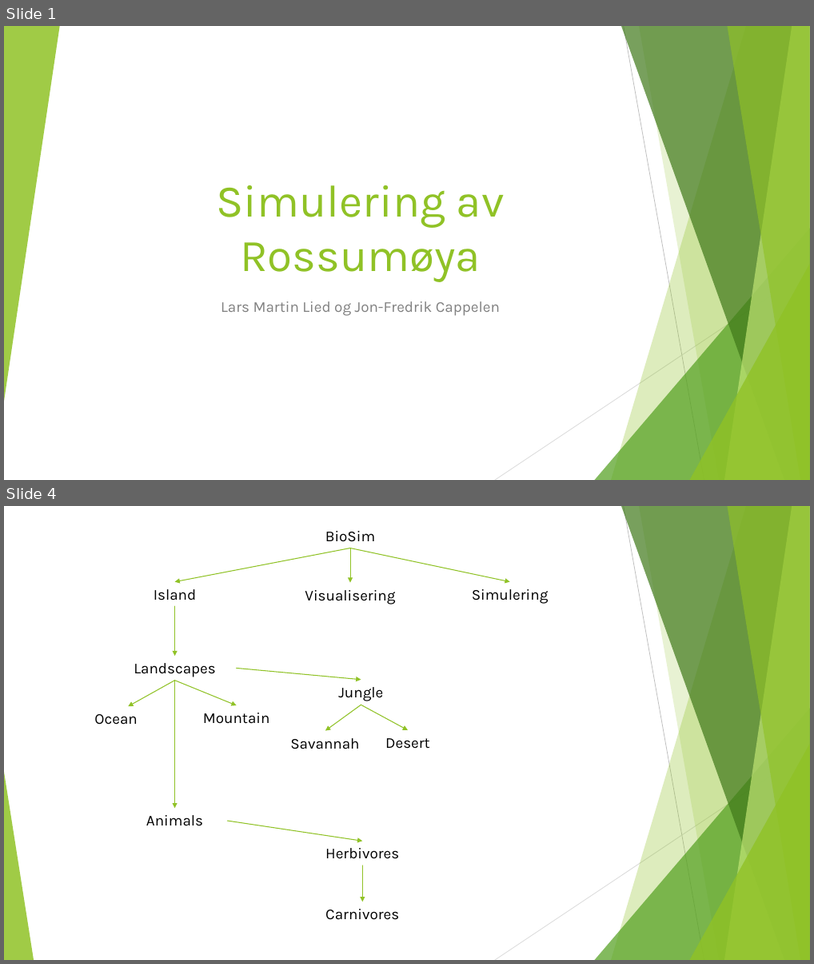
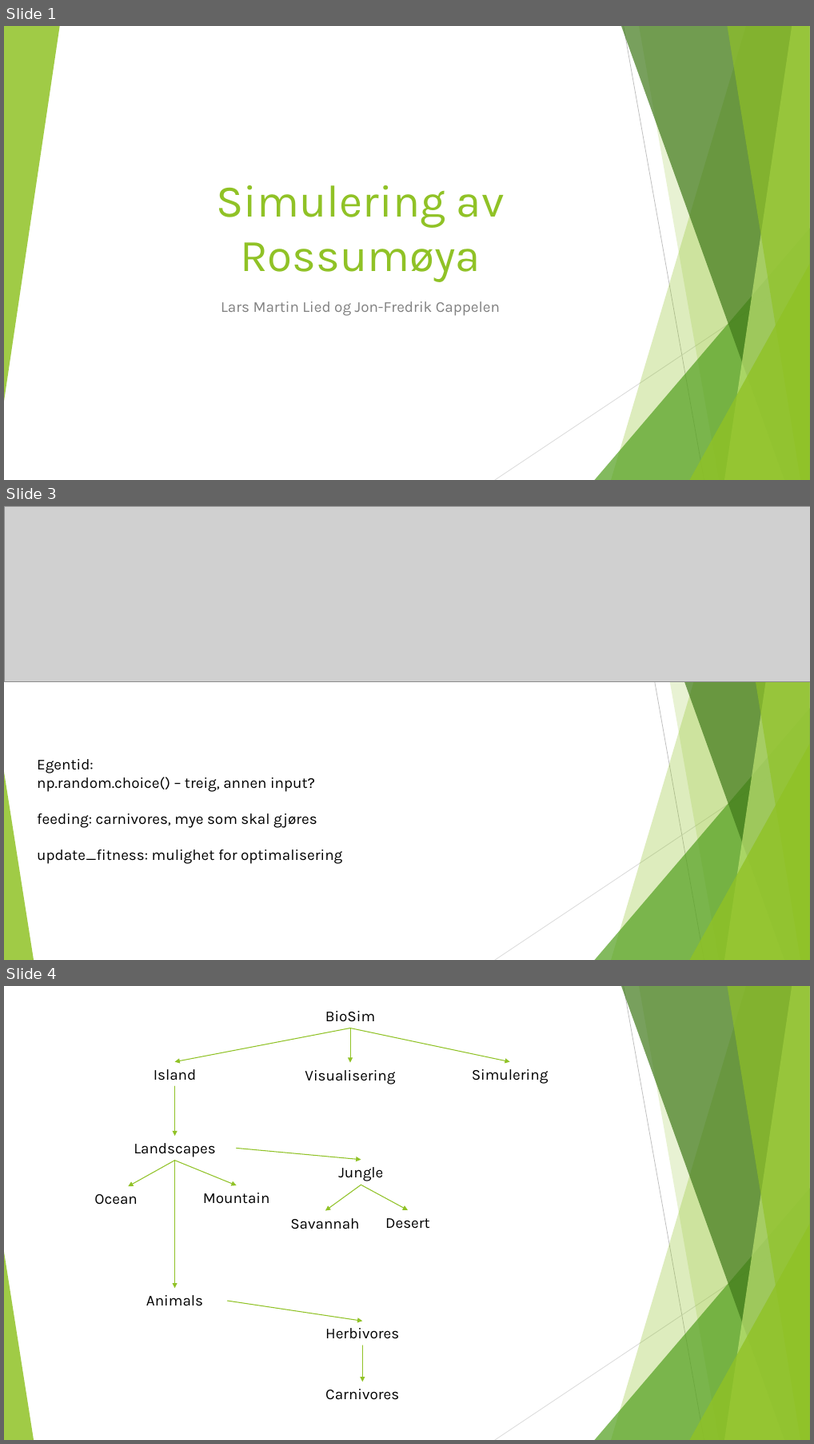
Before and after one commit to larly77/biosim-project, a slide deck: presentation/presbiosim.pptx. Shown one above the other, each under a label of ours: slides 1 and 4 before the commit, slides 1, 3 and 4 after it; the slides between them are not shown. The pictures are 814x964 and 814x1444 pixels, drawn with LibreOffice and Linux fonts; fonts in the diff are those of the drawing; grey boxes stand for pictures. Boxes give left, top, right and bottom in pixels: in the first picture for what was removed or moved away, otherwise in the second. Text is boxed around its words. In the diff, an @@ line names an element or a change of style, - is before the commit and + after.

Commit message:
powerpoint

```diff
--- a/presentation/presbiosim.pptx
+++ b/presentation/presbiosim.pptx
@@ slide 3 added at box(4, 506, 810, 960), background #FFFFFF; not listed: 10 template elements that a slide beside it also shows @@
@@ picture added at box(4, 506, 810, 681) @@
@@ text added at box(37, 759, 342, 864), 18 pt, text #000000 @@
+Egentid:
+np.random.choice() – treig, annen input?
+feeding: carnivores, mye som skal gjøres
+update_fitness: mulighet for optimalisering
```
Also in this commit, not shown: 5 other slides added, 2 slides removed.
